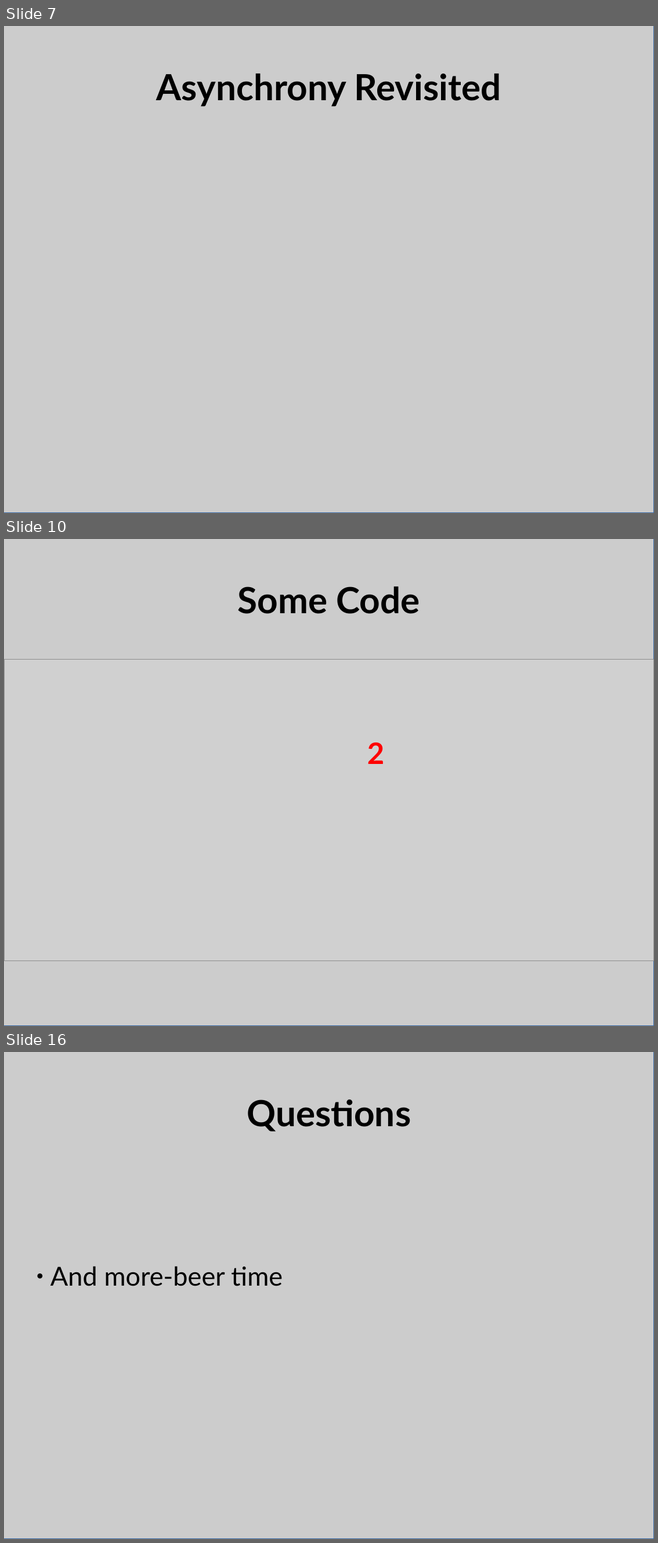
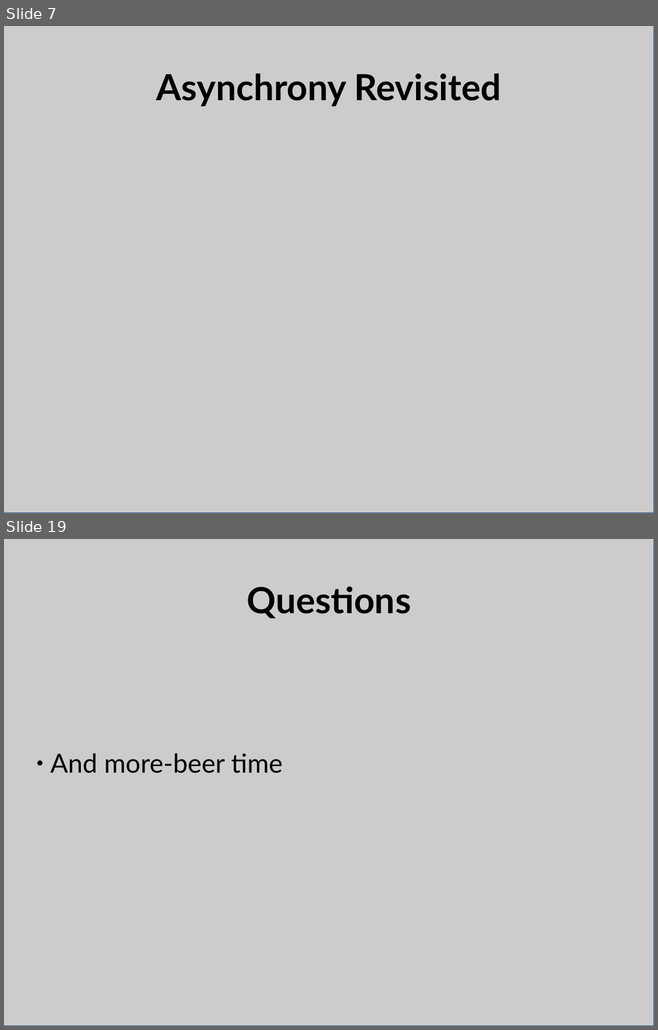
Before and after one commit to bpetering/linuxsa-talk-twisted, a slide deck: twisted_talk.odp. Shown one above the other, each under a label of ours: slides 7, 10 and 16 before the commit, slides 7 and 19 after it; the slides between them are not shown. The pictures are 658x1543 and 658x1030 pixels, drawn with LibreOffice and Linux fonts; fonts in the diff are those of the drawing; grey boxes stand for pictures. Boxes give left, top, right and bottom in pixels: in the first picture for what was removed or moved away, otherwise in the second. Text is boxed around its words. In the diff, an @@ line names an element or a change of style, - is before the commit and + after.

```diff
--- a/twisted_talk.odp
+++ b/twisted_talk.odp
@@ slide 10 removed at (4,539,654,1026), background #FFFFFF @@
@@ rectangle removed at (4,539,654,1026) @@
@@ title removed at (238,587,419,614) @@
-Some Code
@@ picture removed at (4,660,654,962) @@
@@ text removed at (367,743,384,764) @@
-2
@@ what was slide 16 is now slide 19 @@
```
Also in this commit, not shown: 7 slides changed, 9 slides added, 5 other slides removed, 4 other files.
